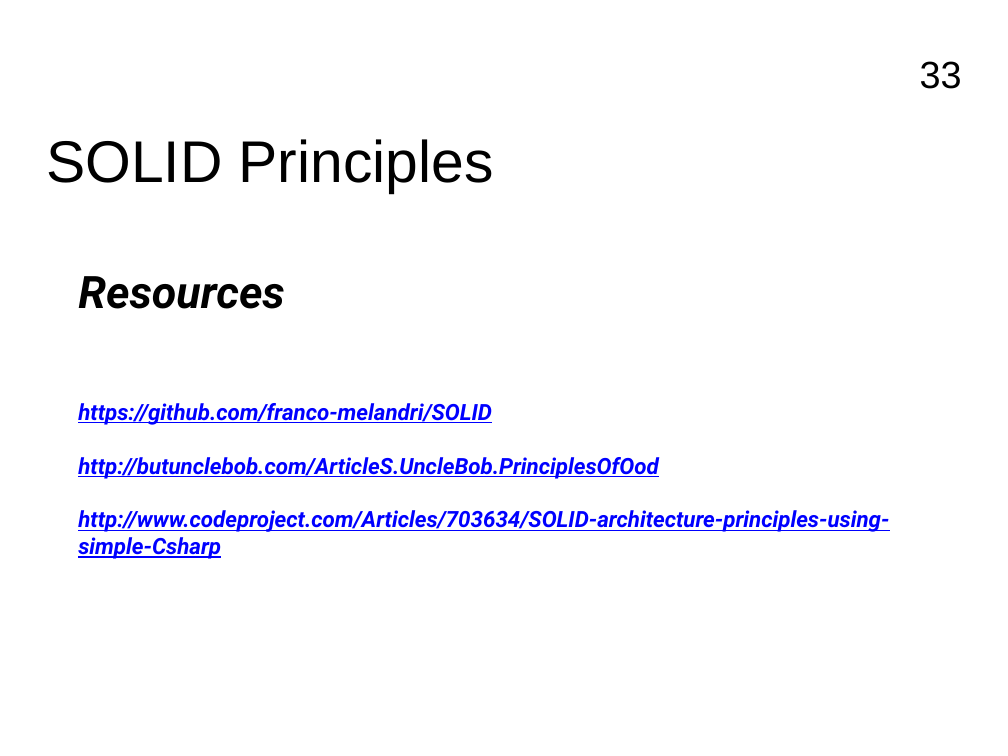
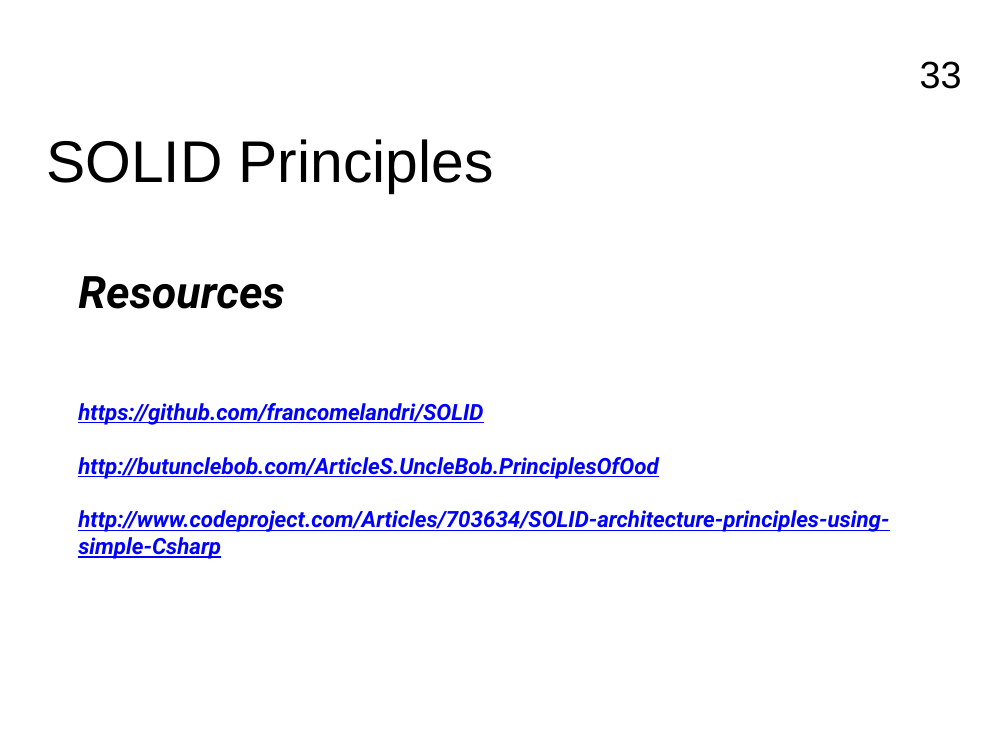
Before and after one commit to FrancoMelandri/SOLID, a slide deck: slide 33 of docs/solid.pptx. Drawn at 1008x756 pixels with LibreOffice and Linux fonts; fonts in the diff are those of the drawing. Boxes give left, top, right and bottom in pixels: in the first picture for what was removed or moved away, otherwise in the second. Text is boxed around its words. In the diff, an @@ line names an element or a change of style, - is before the commit and + after.

```diff
--- a/docs/solid.pptx
+++ b/docs/solid.pptx
@@ text at [78,403,483,425]: text changed @@
-https://github.com/franco-melandri/SOLID
+https://github.com/francomelandri/SOLID
```
Also in this commit, not shown: 1 slide added.
